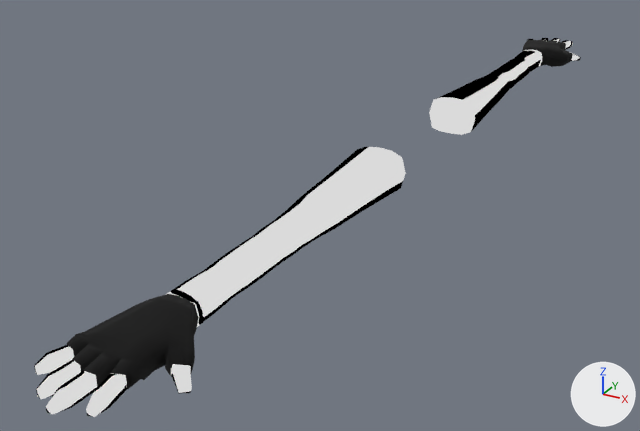
Two versions of the Blender file Assets/Objects/Player/Viewmodels/Blender/hand_viewmodel.blend, one commit apart.
Both versions are drawn from a 50 mm camera at (5.17, -12.68, 4.59) aimed at (-1.12, -1.25, -1.12). The lights are fixed; the arrows at lower right show +X, +Y and +Z.

Names of what the first picture shows: 'arms'.
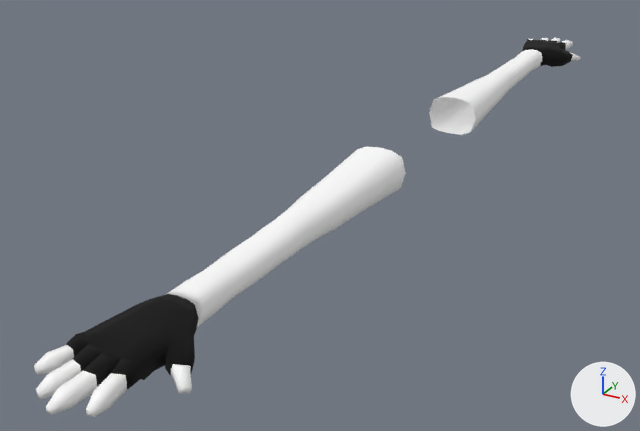
Location of each change, [x1, y1, x2, y2] in pixels of the pictures (640 x 431 px):
'arms', surface changed
    both: [34, 38, 581, 417]

Edits to the bpy script that builds the scene:
```text
Add img_hand_texture:
    img_hand_texture = load_image('hand_texture', 'arm_texture.png', 128, 128, 'sRGB')
Change mat_hands_material:
    remove # nodes: Fresnel, Mix, OutputMaterial, ValToRGB
    remove # colours: light grey #dadada, white #ffffff, black #000000
    nodes: BsdfPrincipled, OutputMaterial, TexImage
    uses the picture img_hand_texture
```
